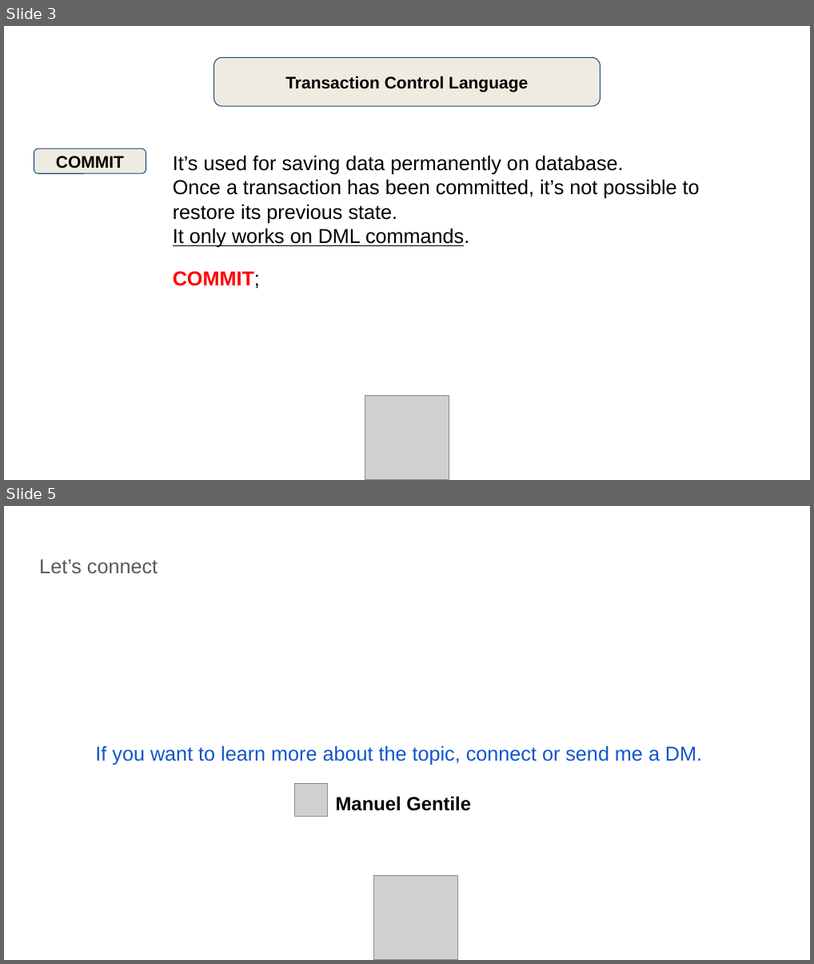
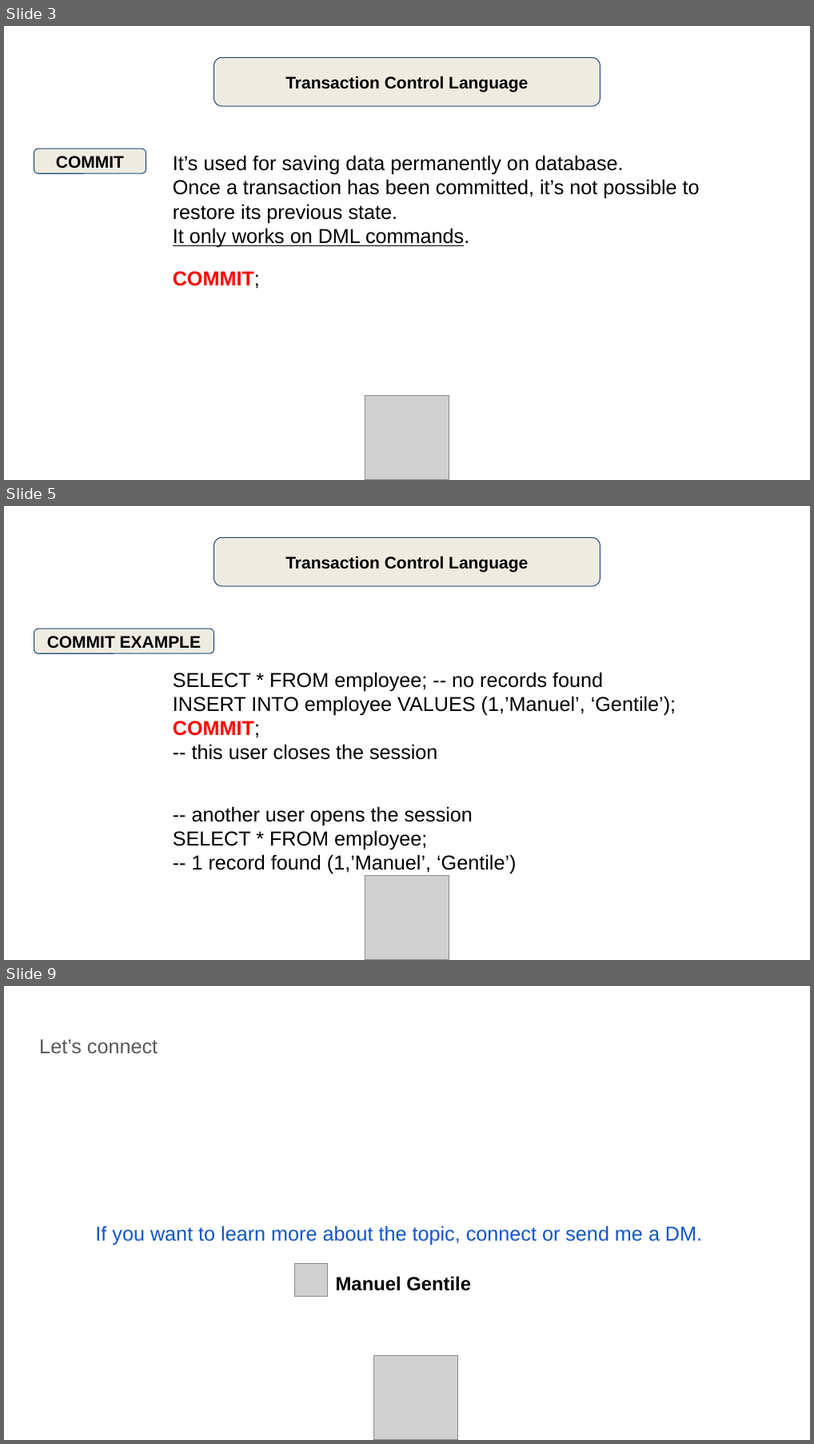
Before and after one commit to manug7/slides, a slide deck: sql/2 - types/2.4 - TCL/slide/SQL Types - TCL.odp. Shown one above the other, each under a label of ours: slides 3 and 5 before the commit, slides 3, 5 and 9 after it; the slides between them are not shown. The pictures are 814x964 and 814x1444 pixels, drawn with LibreOffice and Linux fonts; fonts in the diff are those of the drawing; grey boxes stand for pictures. Boxes give left, top, right and bottom in pixels: in the first picture for what was removed or moved away, otherwise in the second. Text is boxed around its words. In the diff, an @@ line names an element or a change of style, - is before the commit and + after.

```diff
--- a/sql/2 - types/2.4 - TCL/slide/SQL Types - TCL.odp
+++ b/sql/2 - types/2.4 - TCL/slide/SQL Types - TCL.odp
@@ slide 5 added at [4, 506, 810, 960], background #FFFFFF @@
@@ rounded rectangle added at [214, 537, 600, 586], fill #EEECE1, outline #1F497D 0.74 pt, 15 pt, text #000000, bold @@
+Transaction Control Language
@@ rounded rectangle added at [34, 628, 214, 653], fill #EEECE1, outline #1F497D 0.74 pt, 15 pt, text #000000, bold @@
+COMMIT EXAMPLE
@@ text added at [173, 672, 676, 760], 18 pt, text #000000 @@
+SELECT * FROM employee; -- no records found
+INSERT INTO employee VALUES (1,’Manuel’, ‘Gentile’);
+COMMIT;
+-- this user closes the session
@@ text added at [173, 806, 516, 874], 18 pt, text #000000 @@
+-- another user opens the session
+SELECT * FROM employee;
+-- 1 record found (1,’Manuel’, ‘Gentile’)
@@ picture added at [366, 876, 449, 959] @@
@@ what was slide 5 is now slide 9 @@
```
Also in this commit, not shown: 1 slide changed, 3 other slides added, 1 other file.
